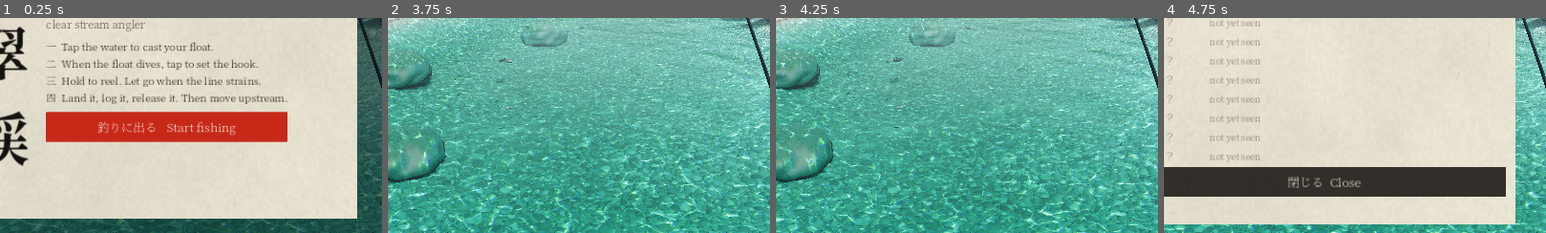
Above: before the commit, frames 1-4 (left to right).
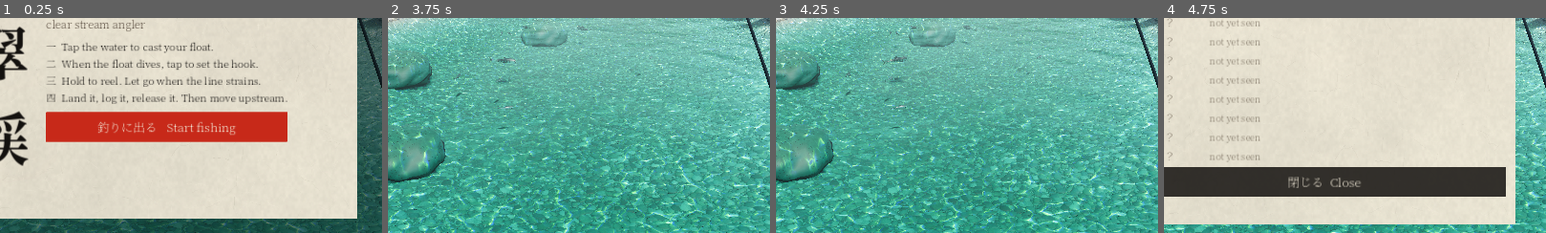
Above: after the commit, the same moments.

Repository: aeiouvcode/suikei-godot
Game: Godot game, scene res://scenes/main.tscn
Two runs of this game, one before a commit and one after it. Both use one fixed random seed, a clock stepped at 60 frames per second and the inputs below.
Inputs:
- Up to frame 1 (0.25 s): no input
- Up to frame 2 (3.75 s): click "釣りに出る Start fishing" at 0.5 s; click "釣果帳 Journal" at 1.25 s; click "淵を移る Pools" at 2 s; click "釣果帳 Journal" at 2.75 s; click "淵を移る Pools" at 3.5 s
- Up to frame 3 (4.25 s): no input
- Up to frame 4 (4.75 s): click "釣果帳 Journal" at 4.25 s
The pictures show only the part of the screen within x 29-79%, y 32-82%; the shares and areas given below are measured in that part.

The runs differ from the first frame. In frame 2, 0.2% of the frame differs, in the area x 17-69%, y 3-52%; in frame 3, 0.2%; in frame 4, less than 0.1%.

Commit message:
SUIKEI v6 source: scripts/fish.gd

Diff:
--- a/source/scripts/fish.gd
+++ b/source/scripts/fish.gd
@@ -6,7 +6,7 @@
 
 const FISH_SHADER := preload("res://shaders/fish.gdshader")
 const SHADOW_SHADER := preload("res://shaders/fishshadow.gdshader")
-const VIS_SCALE := 2.2
+const VIS_SCALE := 2.9
 var shadow: MeshInstance3D
 
 var sp_id := ""
@@ -58,7 +58,7 @@
 	shadow = MeshInstance3D.new()
 	var q := QuadMesh.new()
 	q.orientation = PlaneMesh.FACE_Y
-	q.size = Vector2(s * 0.42, s * 1.15)
+	q.size = Vector2(s * 0.5, s * 1.25)
 	shadow.mesh = q
 	var sm := ShaderMaterial.new()
 	sm.shader = SHADOW_SHADER
